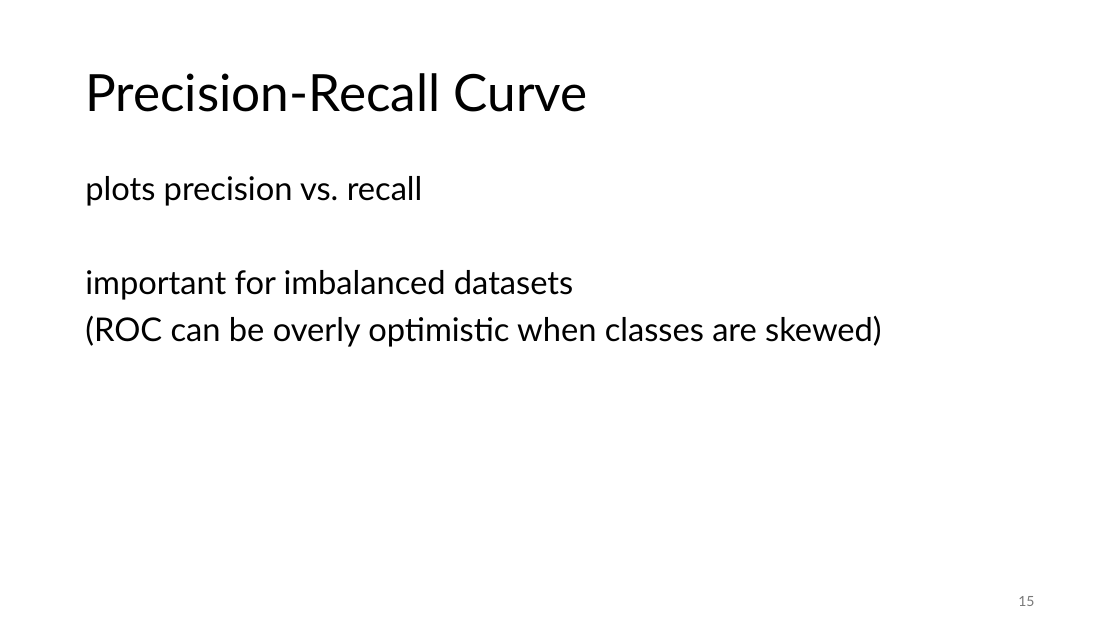
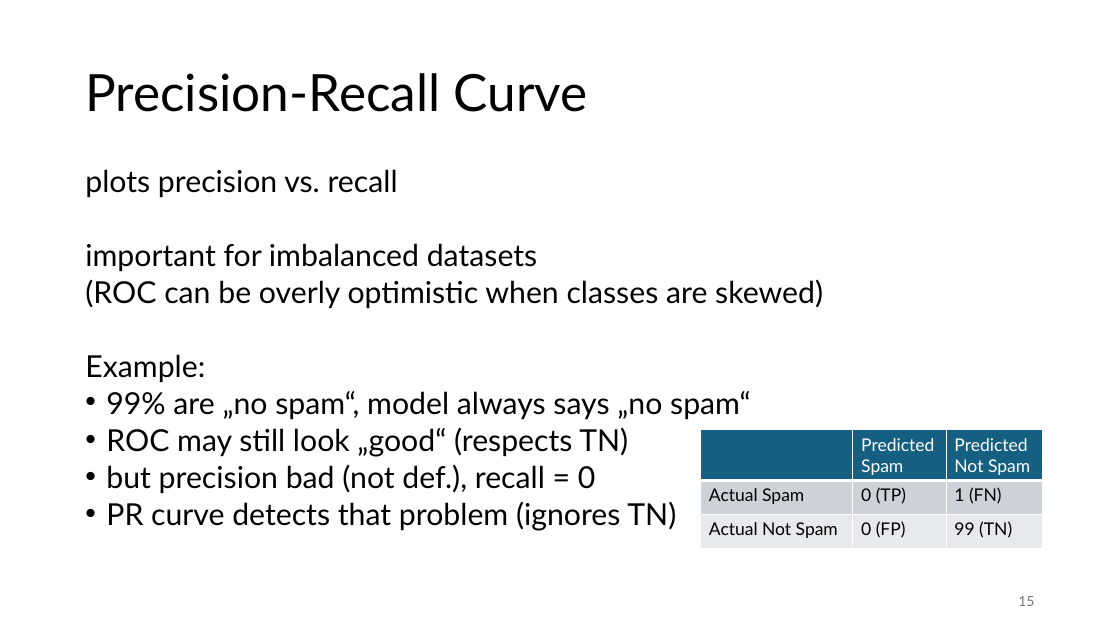
Before and after one commit to FelixWick/data_science, a slide deck: slide 15 of slides/7_model_evaluation.pptx. Drawn at 1120x630 pixels with LibreOffice and Linux fonts; fonts in the diff are those of the drawing. Boxes give left, top, right and bottom in pixels: in the first picture for what was removed or moved away, otherwise in the second. Text is boxed around its words. In the diff, an @@ line names an element or a change of style, - is before the commit and + after.

```diff
--- a/slides/7_model_evaluation.pptx
+++ b/slides/7_model_evaluation.pptx
@@ text at bbox=[85, 169, 823, 309]: size 28 to 25.9 pt in "plots precision vs. recall", "important for imbalanced datasets", "(ROC can be overly optimistic when classes ..."; line spacing 0.9 to 0.7 @@
@@ text at bbox=[85, 354, 750, 531]: paragraphs added @@
+Example:
+• 99% are „no spam“, model always says „no spam“
+• ROC may still look „good“ (respects TN)
+• but precision bad (not def.), recall = 0
+• PR curve detects that problem (ignores TN)
@@ table added at bbox=[701, 429, 1043, 548], 3 rows, 3 columns @@
+ | Predicted Spam | Predicted Not Spam
+Actual Spam | 0 (TP) | 1 (FN)
+Actual Not Spam | 0 (FP) | 99 (TN)
```
Also in this commit, not shown: 1 other slide changed, 1 slide added, 1 slide removed, 1 other file.
